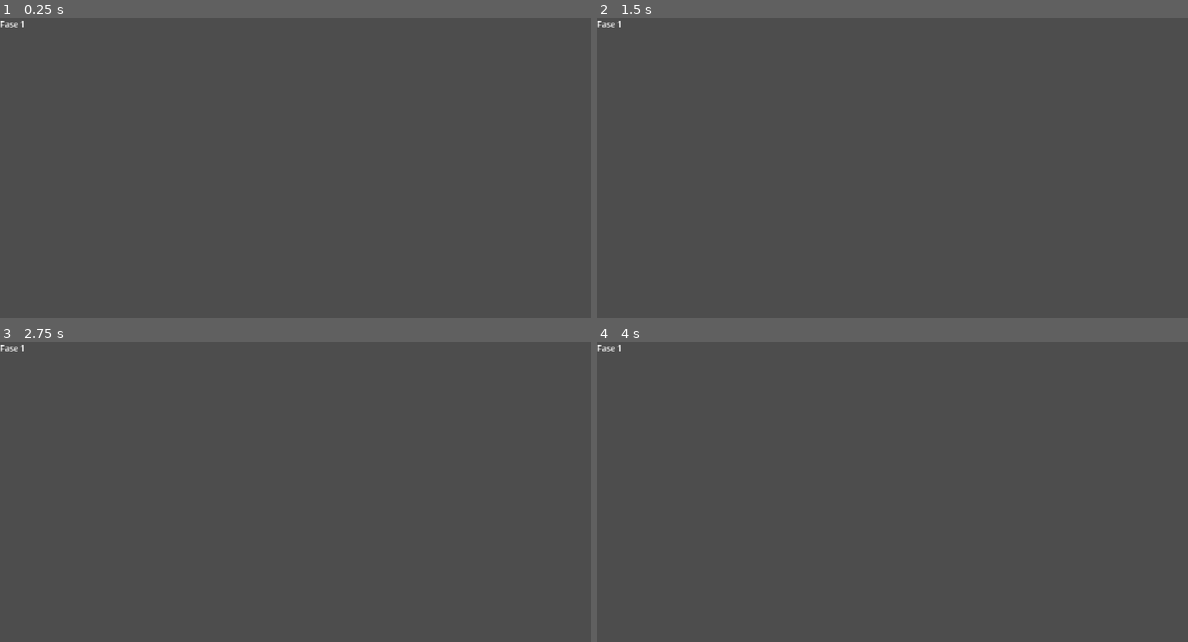
Above: before the commit, frames 1-4 (two rows, left to right).
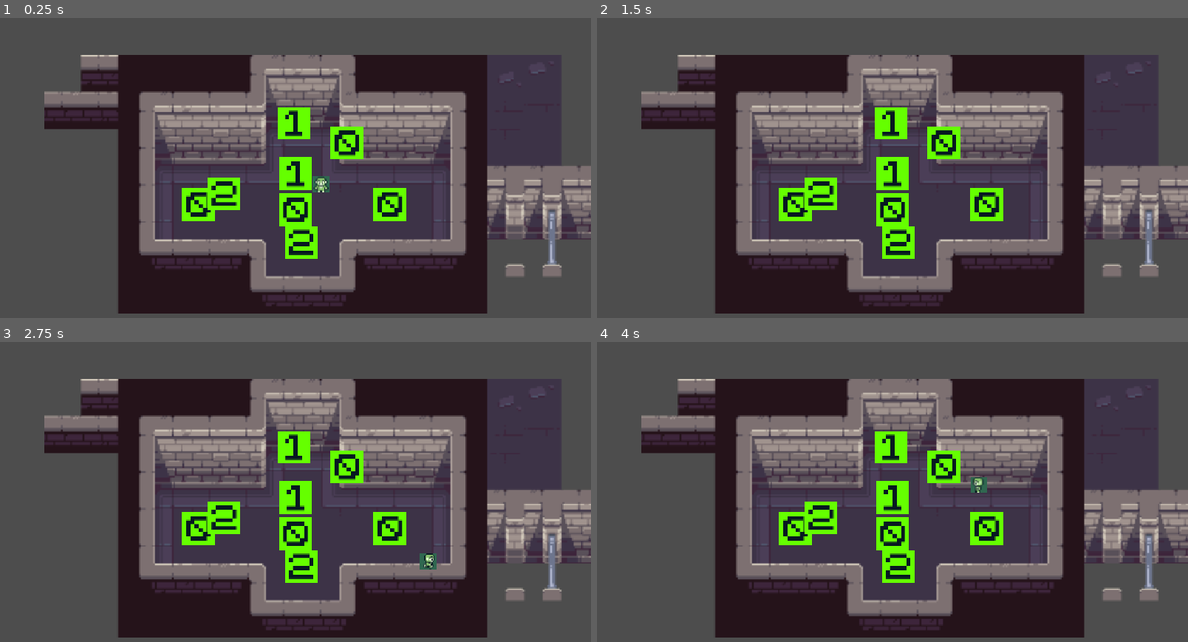
Above: after the commit, the same moments.

Repository: FabricioCrv/fractal-kingdom
Game: Godot game, scene res://Cenas/fase_1.tscn
Two runs of this game, one before a commit and one after it. Both use one fixed random seed, a clock stepped at 60 frames per second and the inputs below. This scene is started directly instead of the project's main scene.
Inputs (mouse positions are in pixels of both pictures, inside the frame that each line leads up to):
- Up to frame 1 (0.25 s): no input
- Up to frame 2 (1.5 s): tap Enter at 0.5 s; move the mouse to (1022, 168) at 0.52 s; hold Right (right) 0.53-1.28 s; click (1022, 168) at 0.67 s; move the mouse to (774, 201) at 1.27 s; hold Down (down) from 1.28 s (still down)
- Up to frame 3 (2.75 s): move the mouse to (354, 435) at 2.02 s; release Down (down) at 2.03 s; hold Right (right) from 2.03 s (still down)
- Up to frame 4 (4 s): tap Space at 2.75 s; move the mouse to (862, 576) at 2.77 s; release Right (right) at 2.78 s; hold Up (up) 2.78-3.53 s; click (862, 576) at 2.92 s; move the mouse to (1069, 558) at 3.52 s; hold Left (left) from 3.53 s (still down)

The runs differ from the first frame. In frame 1, 57% of the frame differs, in the area x 0-100%, y 0-99%; in frame 2, 57%; in frame 3, 57%; in frame 4, 57%.

Commit message:
design mapa fase 1: colisoes, camera e blocos

Diff:
--- a/Cenas/bloco_numero.tscn
+++ b/Cenas/bloco_numero.tscn
@@ -17,6 +17,7 @@
 
 [node name="CollisionShape2D" type="CollisionShape2D" parent="." unique_id=1983728072]
 shape = SubResource("RectangleShape2D_fk6tw")
+disabled = true
 
 [node name="RayCast2D" type="RayCast2D" parent="." unique_id=546637818]
 target_position = Vector2(0, 49)
--- a/Cenas/fase_1.tscn
+++ b/Cenas/fase_1.tscn
@@ -1,4 +1,22 @@
 [gd_scene format=3 uid="uid://dl5jgn68no6su"]
+
+[ext_resource type="Texture2D" uid="uid://brho6ynbeemwb" path="res://Assets/Levels/Dungeon_24x24.png" id="1_hqyny"]
+[ext_resource type="PackedScene" uid="uid://44m4dehlkxha" path="res://Cenas/player.tscn" id="2_n2en6"]
+[ext_resource type="PackedScene" uid="uid://caunmrvdi7jru" path="res://Cenas/bloco_numero.tscn" id="3_nfyrq"]
+[ext_resource type="Texture2D" uid="uid://be5nwmwcqup38" path="res://Assets/numbers_Sprite_assets/1.png" id="4_vwldl"]
+[ext_resource type="Texture2D" uid="uid://c1f1vdd71wqim" path="res://Assets/numbers_Sprite_assets/2.png" id="5_ahbfq"]
+
+[sub_resource type="RectangleShape2D" id="RectangleShape2D_nfyrq"]
+size = Vector2(580, 20)
+
+[sub_resource type="RectangleShape2D" id="RectangleShape2D_vwldl"]
+size = Vector2(580, 20)
+
+[sub_resource type="RectangleShape2D" id="RectangleShape2D_ahbfq"]
+size = Vector2(20, 260)
+
+[sub_resource type="RectangleShape2D" id="RectangleShape2D_k6662"]
+size = Vector2(20, 260)
 
 [node name="Node2D" type="Node2D" unique_id=1849687915]
 
@@ -6,3 +24,76 @@
 offset_right = 40.0
 offset_bottom = 23.0
 text = "Fase 1"
+
+[node name="Sprite2D" type="Sprite2D" parent="." unique_id=1076131561]
+scale = Vector2(3, 3)
+texture = ExtResource("1_hqyny")
+
+[node name="Player" parent="." unique_id=1135241088 instance=ExtResource("2_n2en6")]
+
+[node name="Camera2D" type="Camera2D" parent="Player" unique_id=1636866002]
+limit_left = -335
+limit_top = -200
+limit_right = 235
+limit_bottom = 200
+
+[node name="BlocoNumero" parent="." unique_id=465301378 instance=ExtResource("3_nfyrq")]
+position = Vector2(-50, 50)
+
+[node name="1" type="Sprite2D" parent="BlocoNumero" unique_id=2126475647]
+position = Vector2(-4, -169)
+texture = ExtResource("4_vwldl")
+
+[node name="BlocoNumero2" parent="." unique_id=1648771463 instance=ExtResource("3_nfyrq")]
+position = Vector2(50, -80)
+
+[node name="BlocoNumero3" parent="." unique_id=622941529 instance=ExtResource("3_nfyrq")]
+position = Vector2(134, 39)
+
+[node name="2" type="Sprite2D" parent="." unique_id=1565548211]
+position = Vector2(-39, 113)
+texture = ExtResource("5_ahbfq")
+
+[node name="1" type="Sprite2D" parent="." unique_id=297103606]
+position = Vector2(-50, -20)
+texture = ExtResource("4_vwldl")
+
+[node name="BlocoNumero4" parent="." unique_id=326205820 instance=ExtResource("3_nfyrq")]
+position = Vector2(-239, 39)
+
+[node name="2" type="Sprite2D" parent="BlocoNumero4" unique_id=184894091]
+position = Vector2(50, -20)
+texture = ExtResource("5_ahbfq")
+
+[node name="WallTop" type="StaticBody2D" parent="." unique_id=458968076]
+position = Vector2(0, -108)
+collision_layer = 4
+
+[node name="CollisionShape2D" type="CollisionShape2D" parent="WallTop" unique_id=1104427649]
+shape = SubResource("RectangleShape2D_nfyrq")
+
+[node name="WallBottom" type="StaticBody2D" parent="." unique_id=1400532582]
+position = Vector2(0, 130)
+collision_layer = 4
+
+[node name="CollisionShape2D" type="CollisionShape2D" parent="WallBottom" unique_id=1769328852]
+shape = SubResource("RectangleShape2D_vwldl")
+
+[node name="WallLeft" type="StaticBody2D" parent="." unique_id=469214723]
+position = Vector2(-335, 0)
+collision_layer = 4
+
+[node name="CollisionShape2D" type="CollisionShape2D" parent="WallLeft" unique_id=404386744]
+shape = SubResource("RectangleShape2D_ahbfq")
+
+[node name="WallRight" type="StaticBody2D" parent="." unique_id=1669255195]
+position = Vector2(235, 0)
+collision_layer = 4
+
+[node name="CollisionShape2D" type="CollisionShape2D" parent="WallRight" unique_id=656066451]
+shape = SubResource("RectangleShape2D_k6662")
+
+[editable path="BlocoNumero"]
+[editable path="BlocoNumero2"]
+[editable path="BlocoNumero3"]
+[editable path="BlocoNumero4"]
Not shown: 1 places in Cenas/bloco_numero.tscn that only renumber resources
